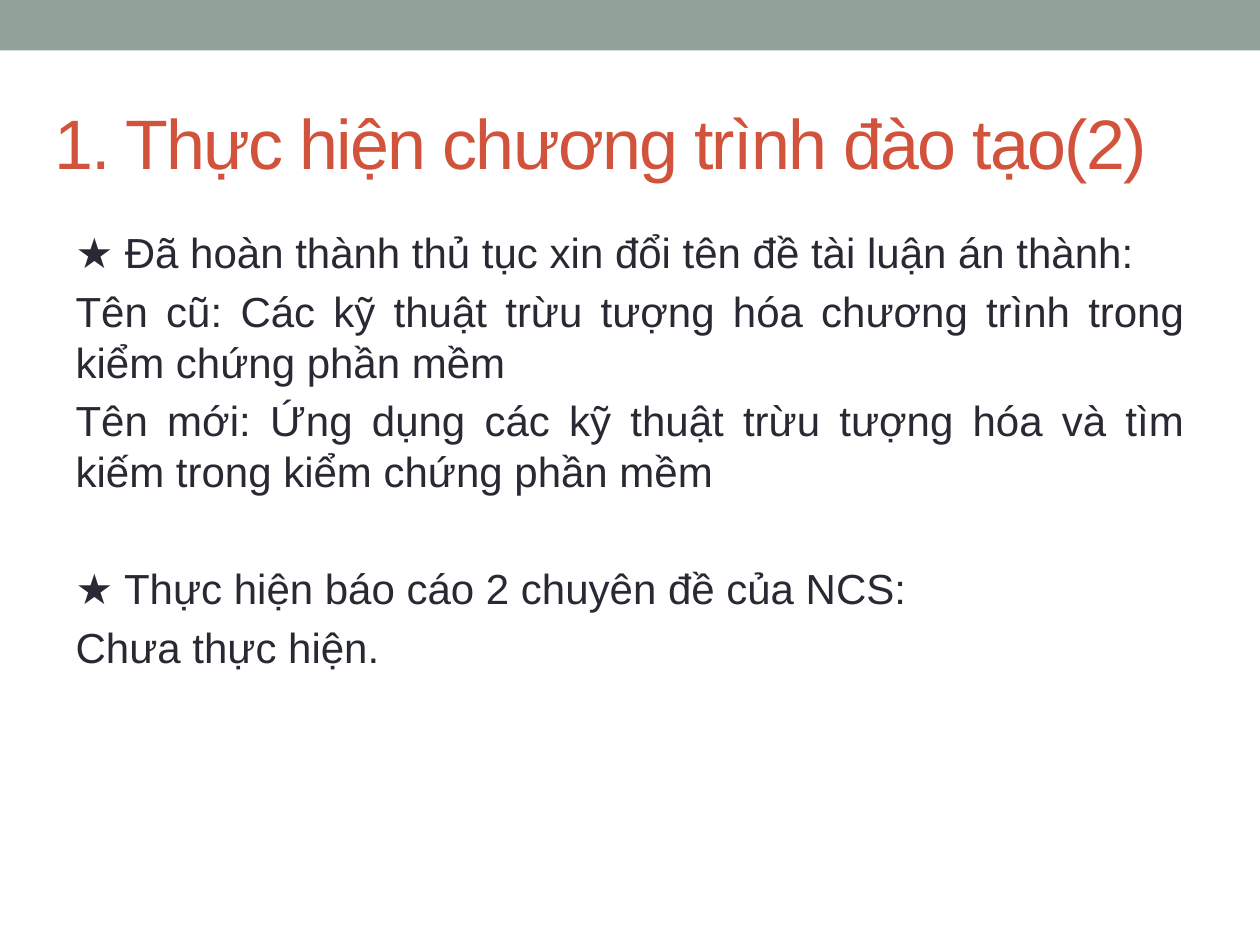
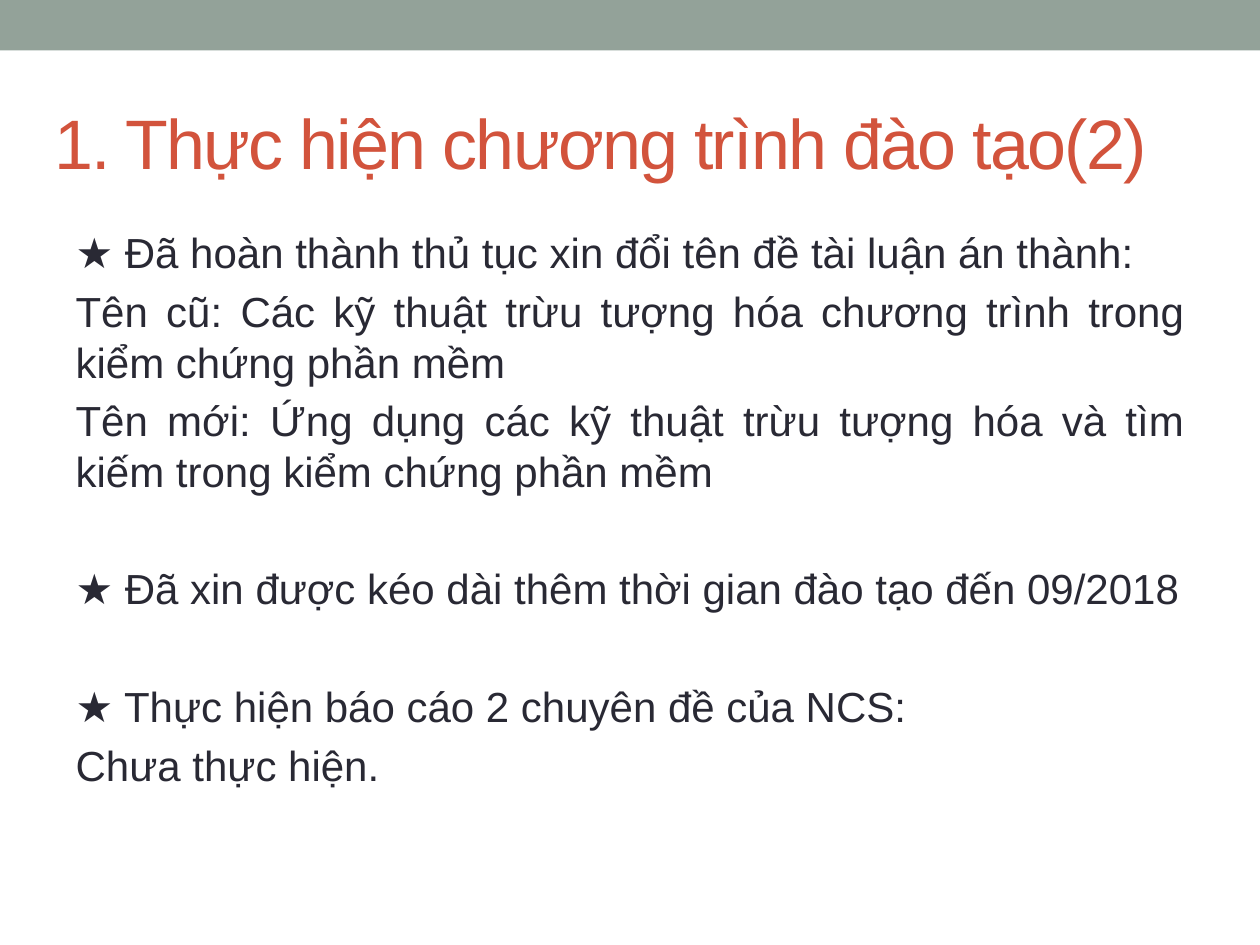
Before and after one commit to dinhngocthi/GAsource, a slide deck: slide 4 of CFT4CUnitSrc/src/report/DinhNgocThi-Baocaotiendo201612.pptx. Drawn at 1260x945 pixels with LibreOffice and Linux fonts; fonts in the diff are those of the drawing. Boxes give left, top, right and bottom in pixels: in the first picture for what was removed or moved away, otherwise in the second. Text is boxed around its words. In the diff, an @@ line names an element or a change of style, - is before the commit and + after.

```diff
--- a/CFT4CUnitSrc/src/report/DinhNgocThi-Baocaotiendo201612.pptx
+++ b/CFT4CUnitSrc/src/report/DinhNgocThi-Baocaotiendo201612.pptx
@@ text at (125, 571, 1179, 613): paragraph added @@
+★ Đã xin được kéo dài thêm thời gian đào tạo đến 09/2018
```
Also in this commit, not shown: 1 other slide changed, 1 other file.
